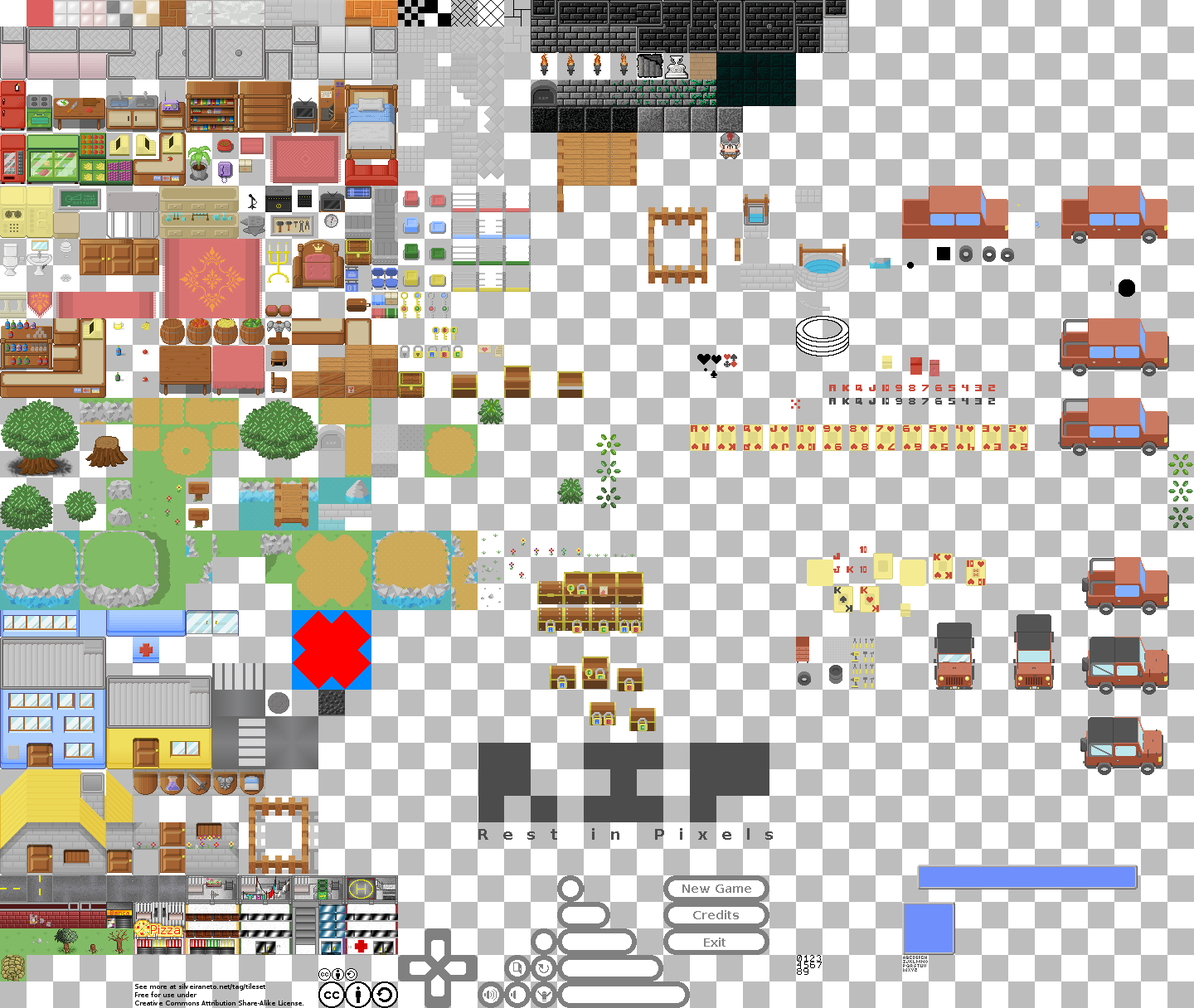
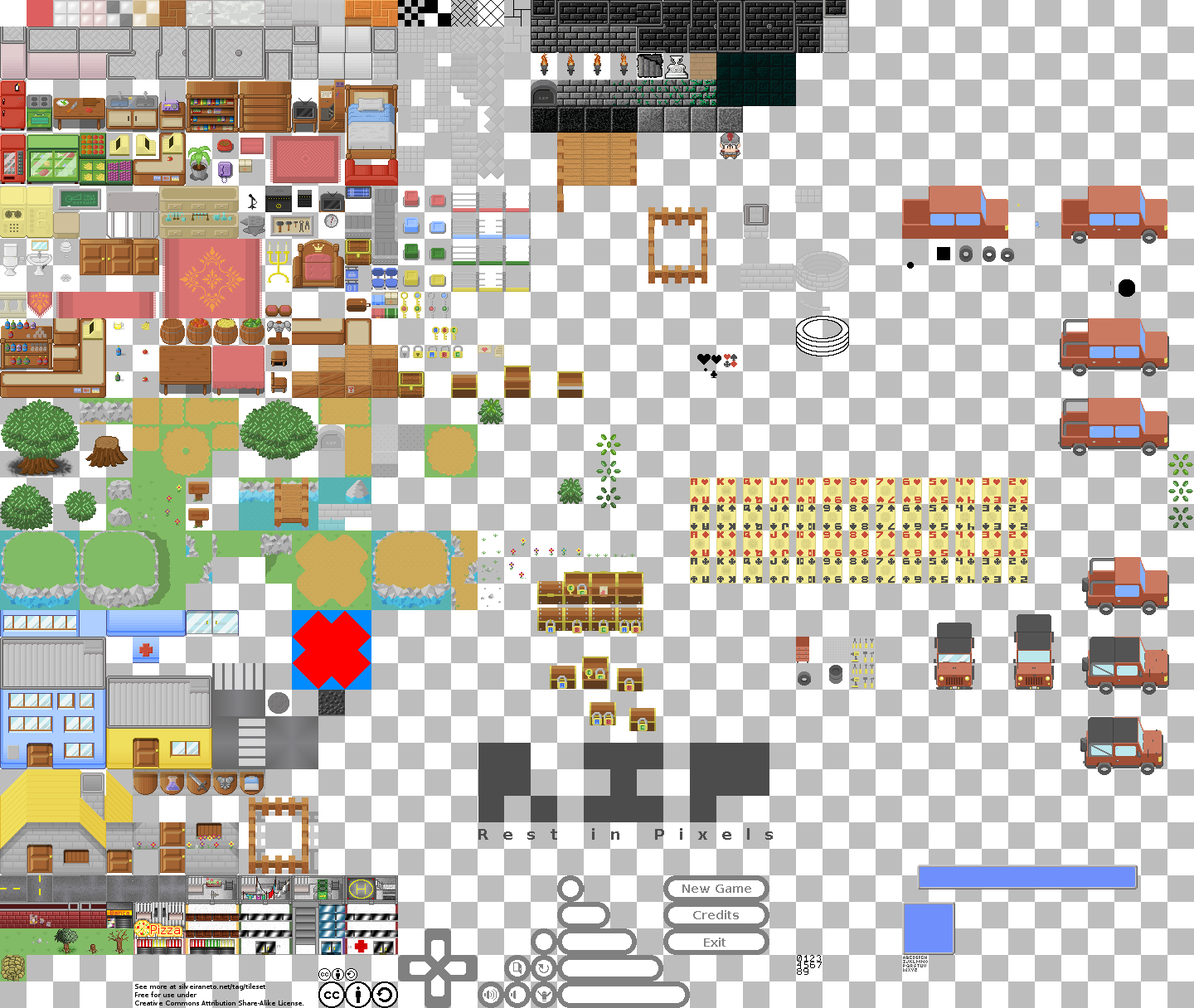
Layer changes from the first 1194px x 1008px image to the second:
renamed "New Layer#2" to "tmp_2", hid it over [804, 257, 891, 274]
renamed "New Layer#1" to "tmp_1", hid it over [734, 193, 846, 267]
removed layer "Background" over [689, 193, 1028, 617]
added layer "letters" above "cards" over [690, 478, 1028, 583]
added layer "cards" above "Background copy" over [689, 477, 1028, 584]
added layer "Background copy" above "black" over [689, 193, 1028, 617]
